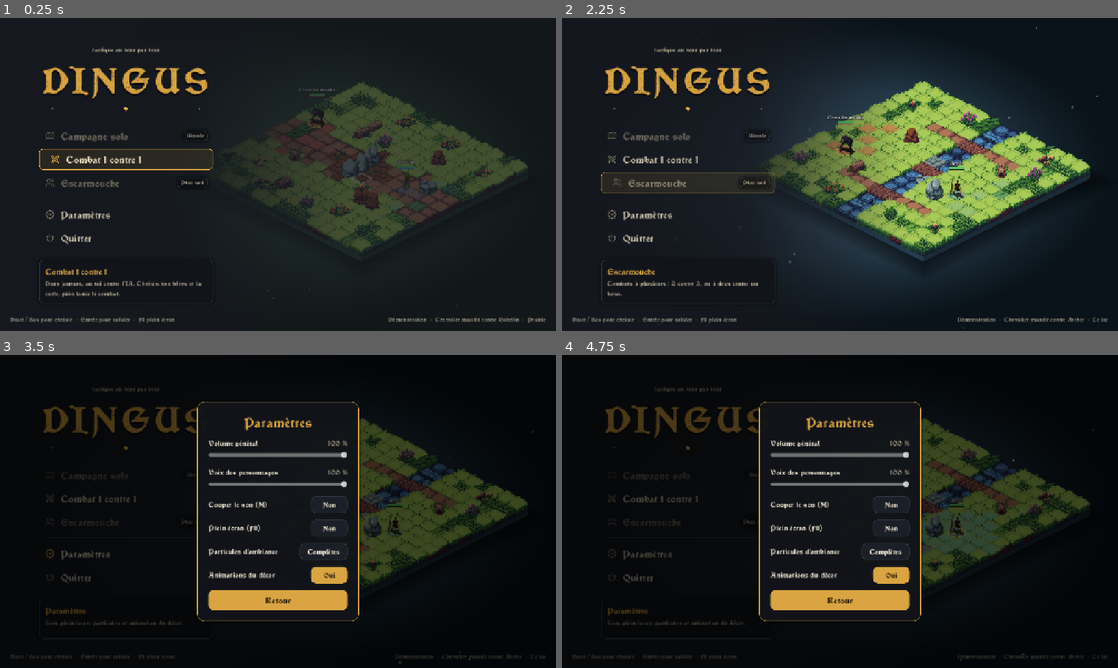
Above: before the commit, frames 1-4 (two rows, left to right).
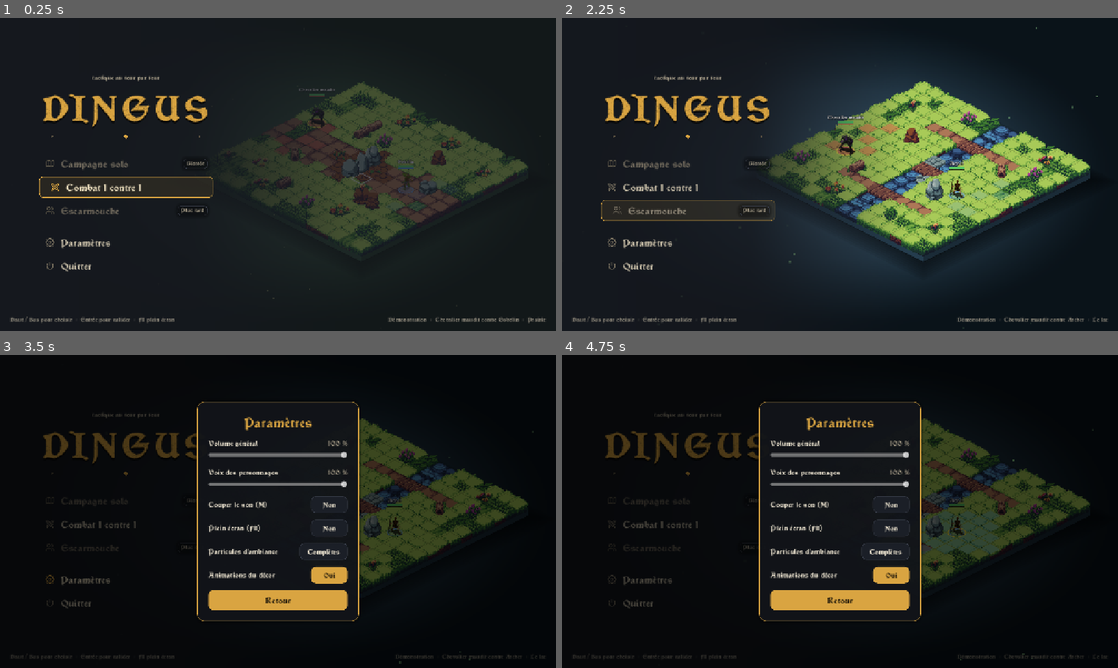
Above: after the commit, the same moments.

Repository: GuenotF/Dingus
Game: Godot game, scene res://scenes/title.tscn
Two runs of this game, one before a commit and one after it. Both use one fixed random seed, a clock stepped at 60 frames per second and the inputs below.
Inputs (mouse positions are in pixels of both pictures, inside the frame that each line leads up to):
- Up to frame 1 (0.25 s): no input
- Up to frame 2 (2.25 s): click "Combat 1 contre 1" at 0.5 s; click (578, 36) at 1.25 s; click "Escarmouche" at 2 s
- Up to frame 3 (3.5 s): click "Paramètres" at 2.75 s
- Up to frame 4 (4.75 s): click "Combat 1 contre 1" at 3.5 s; click "Campagne solo" at 4.25 s

The runs differ from the first frame. In frame 1, 5.4% of the frame differs, in the area x 7-39%, y 9-92%; in frame 2, 4.9%; in frame 3, 2.9%; in frame 4, 2.8%.

Commit message:
Écran titre : retrait de l'encadré de description
Sa hauteur variable faisait bouger le menu de haut en bas.

Co-Authored-By: Claude Opus 5.5 <noreply@anthropic.com>
Claude-Session: https://claude.ai/code/session_016TqoMJ3t9L3yyzsw7WWnyv

Diff:
--- a/scripts/title.gd
+++ b/scripts/title.gd
@@ -20,8 +20,6 @@
 var _fade: ColorRect
 var _demo: Node
 var _demo_caption: Label
-var _desc_title: Label
-var _desc_text: Label
 var _settings: SettingsPanel
 var _entries: Array[Button] = []
 
@@ -111,10 +109,10 @@
 	gap.custom_minimum_size = Vector2(0, 18)
 	column.add_child(gap)
 
-	_add_entry(column, ICON_MAP, "Campagne solo", "Une suite de combats contre orcs et gobelins, sur des cartes à part. Gagne de nouveaux sorts au fil de l'aventure.", Callable(), "Bientôt")
-	_add_entry(column, ICON_SWORDS, "Combat 1 contre 1", "Deux joueurs, ou toi contre l'IA. Choisis vos héros et la carte, puis lance le combat.",
+	_add_entry(column, ICON_MAP, "Campagne solo", Callable(), "Bientôt")
+	_add_entry(column, ICON_SWORDS, "Combat 1 contre 1",
 			func() -> void: get_tree().change_scene_to_file("res://scenes/menu.tscn"))
-	_add_entry(column, ICON_GROUP, "Escarmouche", "Combats à plusieurs : 2 contre 2, ou à deux contre un boss.", Callable(), "Plus tard")
+	_add_entry(column, ICON_GROUP, "Escarmouche", Callable(), "Plus tard")
 	var line := ColorRect.new()
 	line.color = W.PANEL_BORDER
 	line.custom_minimum_size = Vector2(0, 1)
@@ -125,32 +123,16 @@
 	line_box.add_theme_constant_override("margin_bottom", 6)
 	line_box.add_child(line)
 	column.add_child(line_box)
-	_add_entry(column, ICON_SETTINGS, "Paramètres", "Son, plein écran, particules et animation du décor.", func() -> void:
+	_add_entry(column, ICON_SETTINGS, "Paramètres", func() -> void:
 		get_viewport().gui_release_focus()
 		_settings.open())
-	_add_entry(column, ICON_QUIT, "Quitter", "Fermer le jeu.", func() -> void: get_tree().quit())
-
-	var gap2 := Control.new()
-	gap2.custom_minimum_size = Vector2(0, 14)
-	column.add_child(gap2)
-	var desc := PanelContainer.new()
-	desc.add_theme_stylebox_override("panel", W.panel_style(W.PANEL_BORDER, 10, 14))
-	desc.custom_minimum_size = Vector2(0, 92)
-	column.add_child(desc)
-	var desc_box := VBoxContainer.new()
-	desc_box.add_theme_constant_override("separation", 4)
-	desc.add_child(desc_box)
-	_desc_title = _label("", 18, W.GOLD)
-	desc_box.add_child(_desc_title)
-	_desc_text = _label("", 14, Color("b5ab96"))
-	_desc_text.autowrap_mode = TextServer.AUTOWRAP_WORD_SMART
-	desc_box.add_child(_desc_text)
+	_add_entry(column, ICON_QUIT, "Quitter", func() -> void: get_tree().quit())
 
 	_entries[1].grab_focus.call_deferred() # Combat 1 contre 1
 
 
 ## Une entrée du menu. Sans action (`action` vide), elle est « verrouillée » : grisée, avec une étiquette.
-func _add_entry(parent: Control, icon: Texture2D, text: String, description: String, action: Callable, tag: String = "") -> void:
+func _add_entry(parent: Control, icon: Texture2D, text: String, action: Callable, tag: String = "") -> void:
 	var locked := not action.is_valid()
 	var b := Button.new()
 	b.text = text
@@ -181,9 +163,7 @@
 	b.focus_entered.connect(func() -> void:
 		_set_box(b, active)
 		active.content_margin_left = 14
-		create_tween().tween_property(active, "content_margin_left", 26.0, 0.12).set_trans(Tween.TRANS_QUAD)
-		_desc_title.text = text
-		_desc_text.text = description + ("\n" + tag + " disponible." if locked and tag == "Bientôt" else ""))
+		create_tween().tween_property(active, "content_margin_left", 26.0, 0.12).set_trans(Tween.TRANS_QUAD))
 	b.focus_exited.connect(func() -> void: _set_box(b, idle))
 	b.mouse_entered.connect(b.grab_focus)
 
